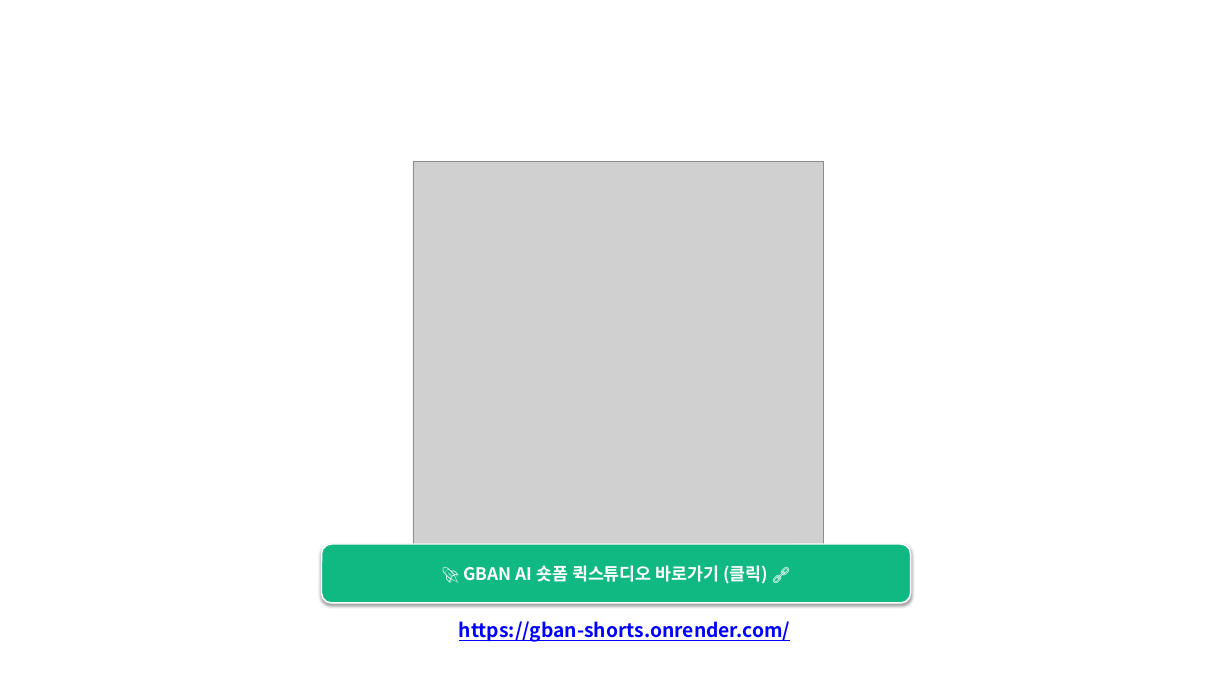
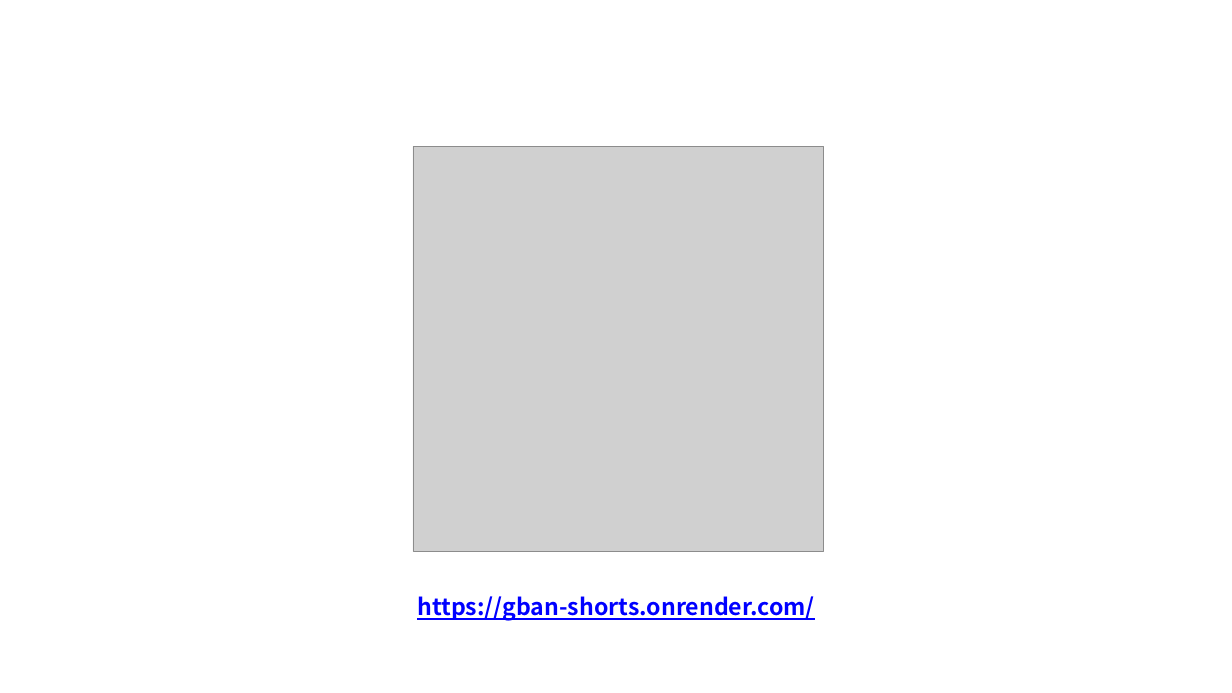
Before and after one commit to freeeuny-cmyk/-, a slide deck: slide 10 of 숏폼 스튜디어(기획교육과_이동은).pptx. Drawn at 1232x693 pixels with LibreOffice and Linux fonts; fonts in the diff are those of the drawing; grey boxes stand for pictures; background and template pictures are left out. Boxes give left, top, right and bottom in pixels: in the first picture for what was removed or moved away, otherwise in the second. Text is boxed around its words. In the diff, an @@ line names an element or a change of style, - is before the commit and + after.

Commit message:
Format clean underline hyperlink text for https://gban-shorts.onrender.com/ on PPT last slide

```diff
--- a/숏폼 스튜디어(기획교육과_이동은).pptx
+++ b/숏폼 스튜디어(기획교육과_이동은).pptx
@@ picture: place and size @@
-picture at [414,161,824,572]
+picture at [413,146,824,552]
@@ picture removed at [413,161,823,572] @@
@@ rounded rectangle removed at [322,544,910,603] @@
-🚀 GBAN AI 숏폼 퀵스튜디오 바로가기 (클릭) 🔗
@@ text "https://gban-shorts.onrender.com/": place and size @@
-text "https://gban-shorts.onrender.com/" at [459,621,791,642]
+text "https://gban-shorts.onrender.com/" at [417,596,814,621]
@@ text "https://gban-shorts.onrender.com/" at [417,596,814,621]: size 20 to 24 pt @@
```
Also in this commit, not shown: 1 other file.
